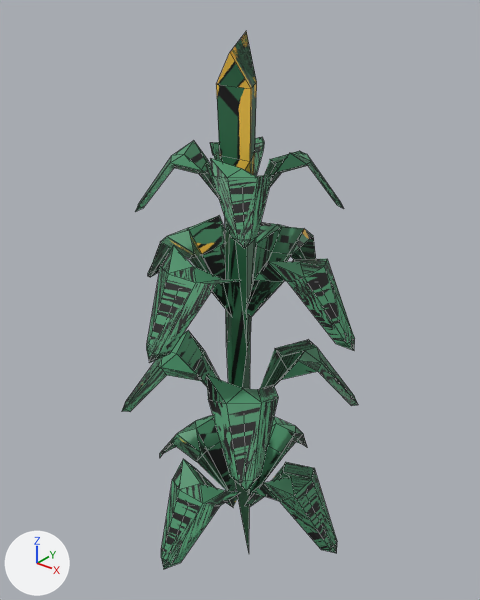
An edit to the Blender file files/corn.blend, drawn before and after from the same camera.
The view is the same before and after, from a 50 mm camera at (2.42, -3.03, 4.2) aimed at (-0.09, 0.1, 2.26). The axes (+X, +Y, +Z) are drawn at lower left. The lights are the same throughout. Mesh edges are drawn as thin lines.

In view in the first picture: 'Corn'.
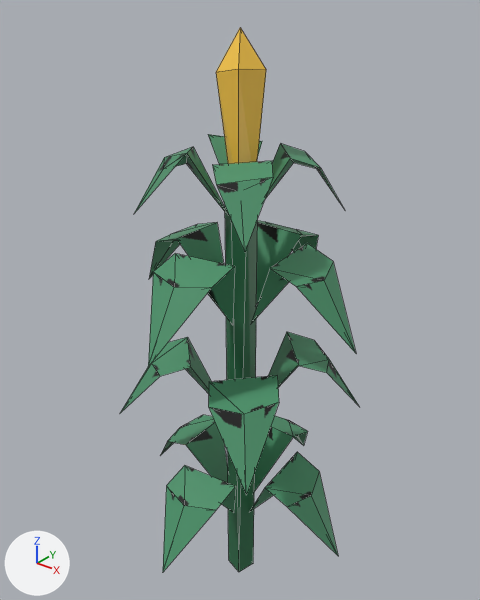
The edits, one by one:
Object 'Corn' (ob_corn) has a DECIMATE modifier named 'Decimate'.
Modifier setting removed (it was decimate_type = 'UNSUBDIV').
Modifier setting removed (it was iterations = 2).
Modifier setting: ratio = 0.127.

Where the change shows, as pixel boxes (x1, y1, x2, y2) in the pictures (480 x 600 px):
'Corn', modifiers changed
    before: (122, 32, 358, 569)
    after: (121, 28, 360, 572)
